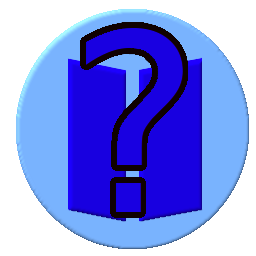
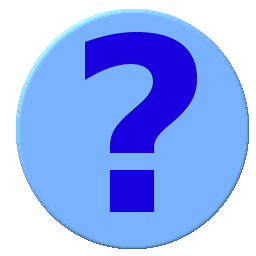
Layers edited between the first and the second 256 × 256 image:
painted on "?" over left=85, top=28, right=197, bottom=212
removed layer "shadow" over left=80, top=22, right=188, bottom=218
removed layer "book" over left=67, top=57, right=203, bottom=222
